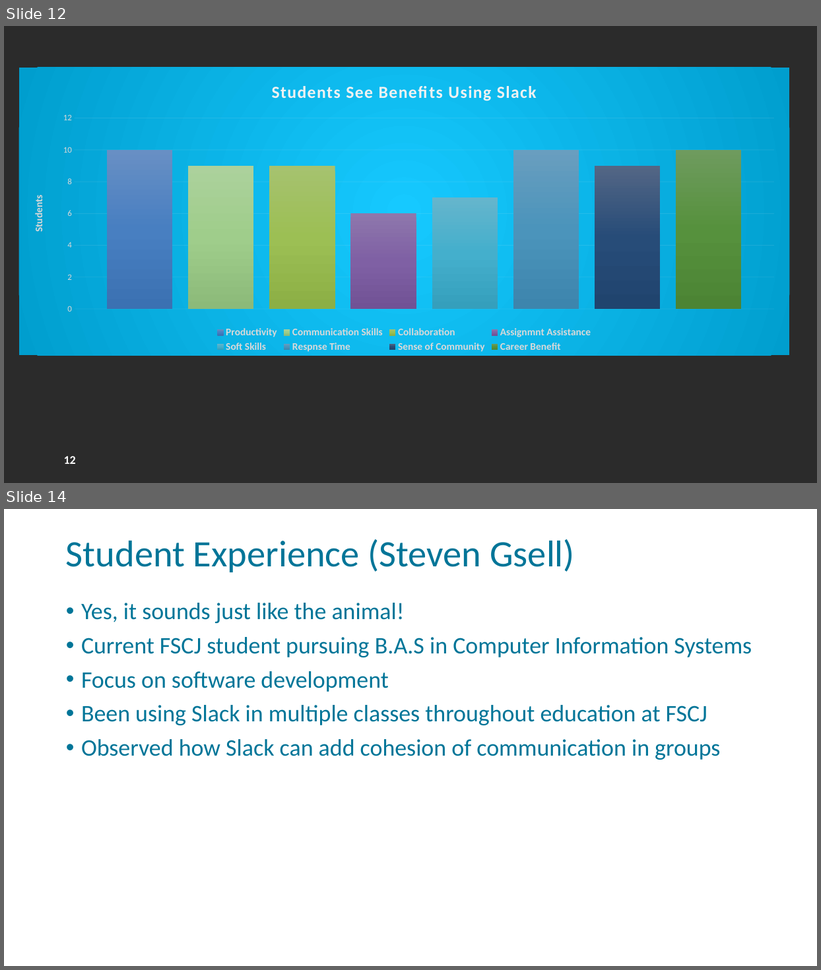
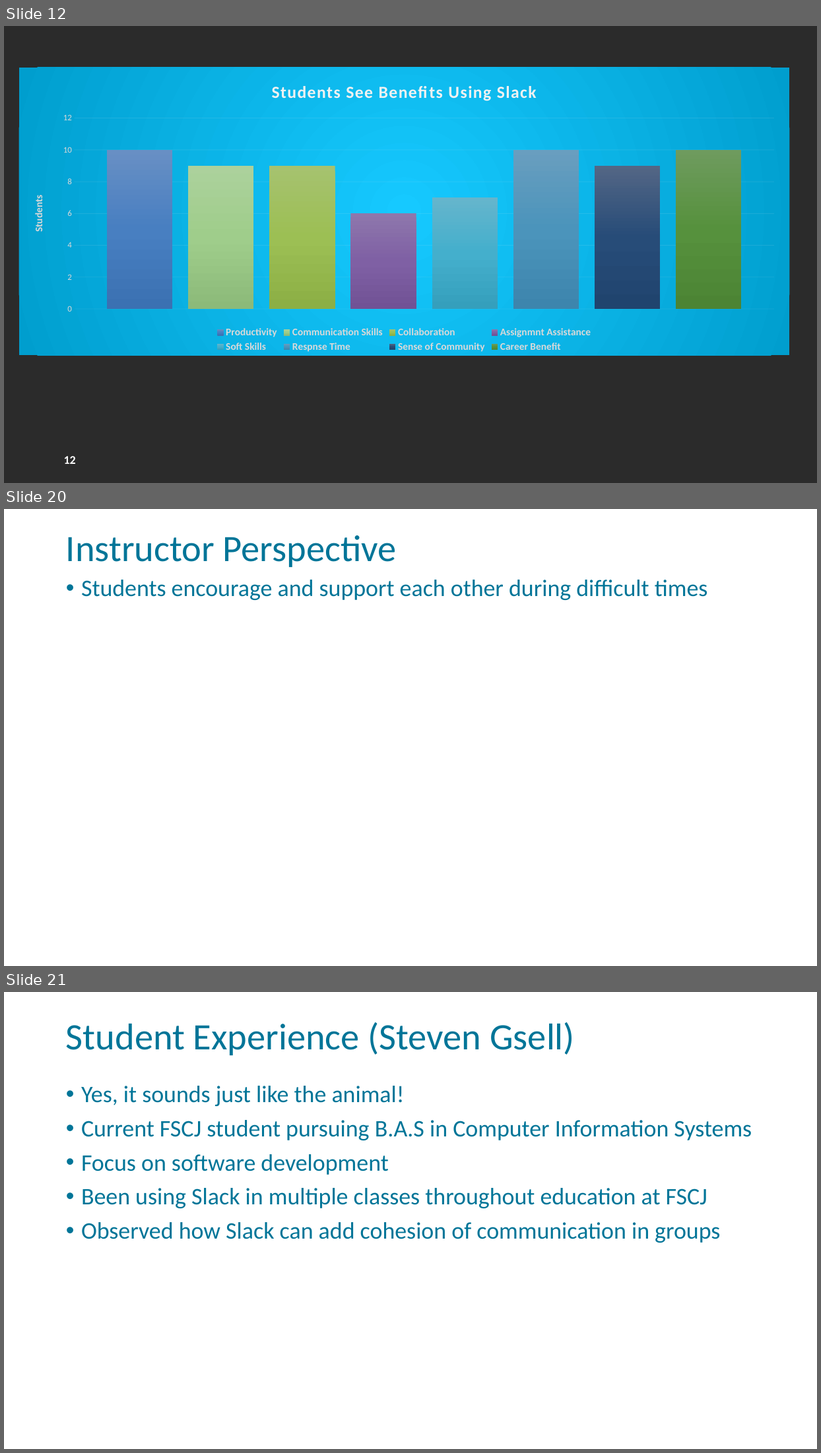
Before and after one commit to FSCJ-FacultyDev/HITEC2024, a slide deck: LeveragingSlackForStudentCollaboration.pptx. Shown one above the other, each under a label of ours: slides 12 and 14 before the commit, slides 12, 20 and 21 after it; the slides between them are not shown. The pictures are 821x970 and 821x1453 pixels, drawn with LibreOffice and Linux fonts; fonts in the diff are those of the drawing; background and template pictures are left out; a plain dark background stands for a picture behind light text. Boxes give left, top, right and bottom in pixels: in the first picture for what was removed or moved away, otherwise in the second. Text is boxed around its words. In the diff, an @@ line names an element or a change of style, - is before the commit and + after.

```diff
--- a/LeveragingSlackForStudentCollaboration.pptx
+++ b/LeveragingSlackForStudentCollaboration.pptx
@@ slide 20 added at (4, 509, 817, 966), background picture (left out); not listed: 1 template element that a slide beside it also shows @@
@@ title added at (66, 535, 397, 567), 44 pt, text #007598 @@
+Instructor Perspective
@@ text added at (81, 580, 708, 600), 28 pt, text #007598 @@
+• Students encourage and support each other during difficult times
@@ what was slide 14 is now slide 21 @@
```
Also in this commit, not shown: 2 slides changed, 6 other slides added.
